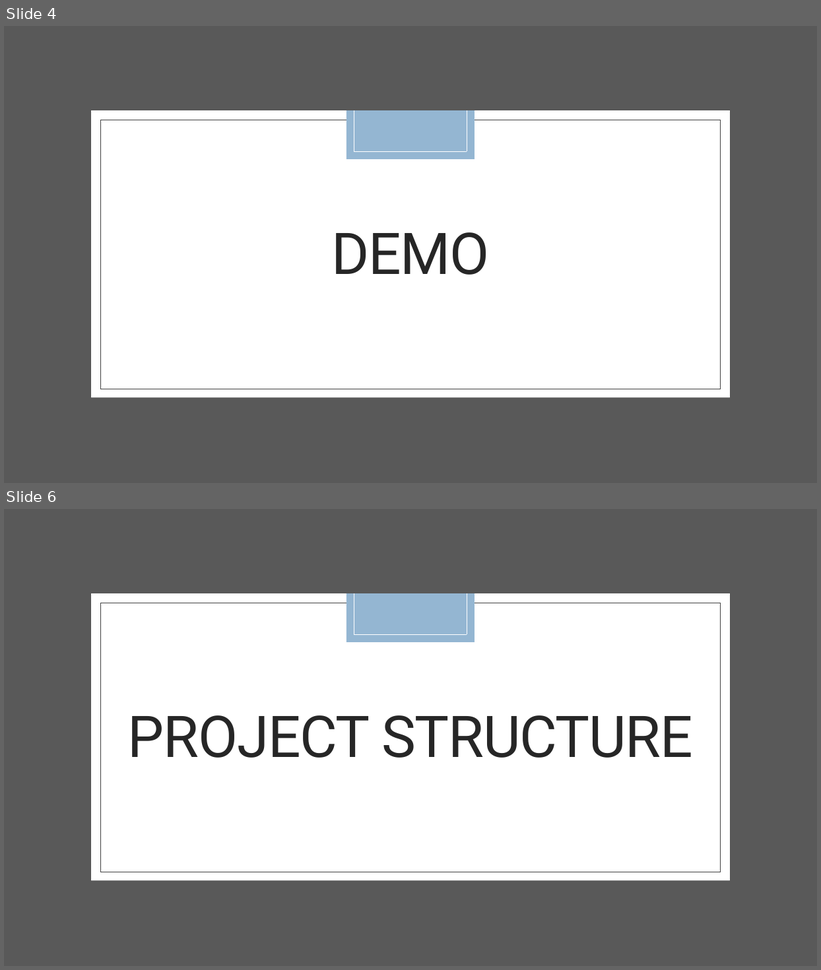
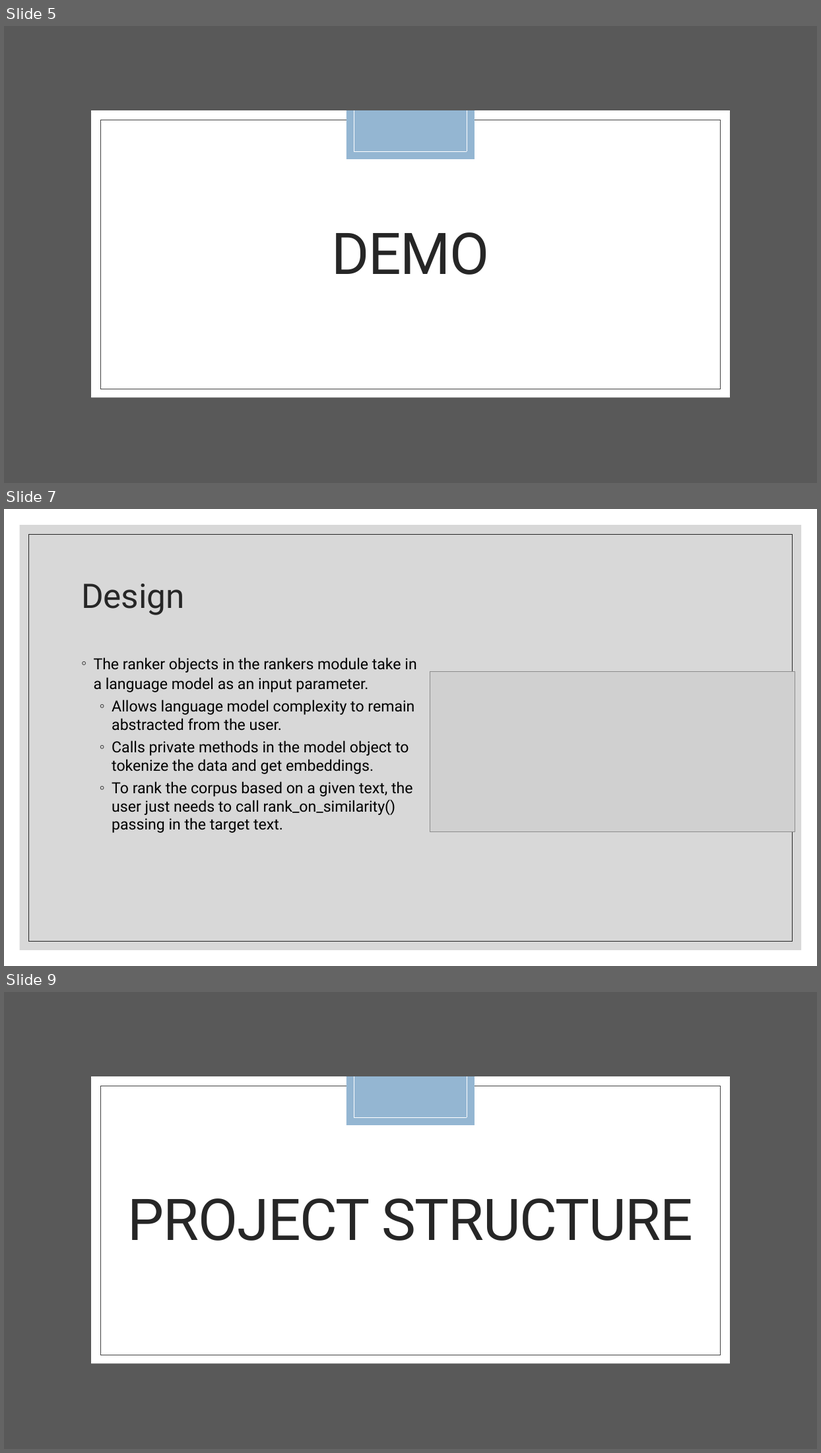
Before and after one commit to NalaniKai/TextSimilarity, a slide deck: docs/Text Similarity.pptx. Shown one above the other, each under a label of ours: slides 4 and 6 before the commit, slides 5, 7 and 9 after it; the slides between them are not shown. The pictures are 821x970 and 821x1453 pixels, drawn with LibreOffice and Linux fonts; fonts in the diff are those of the drawing; grey boxes stand for pictures. Boxes give left, top, right and bottom in pixels: in the first picture for what was removed or moved away, otherwise in the second. Text is boxed around its words. In the diff, an @@ line names an element or a change of style, - is before the commit and + after.

Commit message:
Updated readme, ppt, requirements, and rankers

```diff
--- a/docs/Text Similarity.pptx
+++ b/docs/Text Similarity.pptx
@@ slide 7 added at (4, 509, 817, 966), background #FFFFFF @@
@@ rectangle added at (20, 525, 802, 951), fill #BFBFBF at 60% opacity @@
@@ rectangle added at (29, 534, 793, 941), outline #262626 0.5 pt @@
@@ title added at (81, 584, 185, 615), 40 pt, text #262626 @@
+Design
@@ text added at (94, 657, 416, 833), 18 pt, text #000000 @@
+◦ The ranker objects in the rankers module take in a language model as an input parameter.
+  ◦ Allows language model complexity to remain abstracted from the user.
+  ◦ Calls private methods in the model object to tokenize the data and get embeddings.
+  ◦ To rank the corpus based on a given text, the user just needs to call rank_on_similarity() passing in the target text.
@@ picture added at (430, 672, 795, 832) @@
@@ what was slide 4 is now slide 5 @@
@@ what was slide 6 is now slide 9 @@
```
Also in this commit, not shown: 2 slides changed, 4 other slides added, 2 slides removed, 3 other files.
